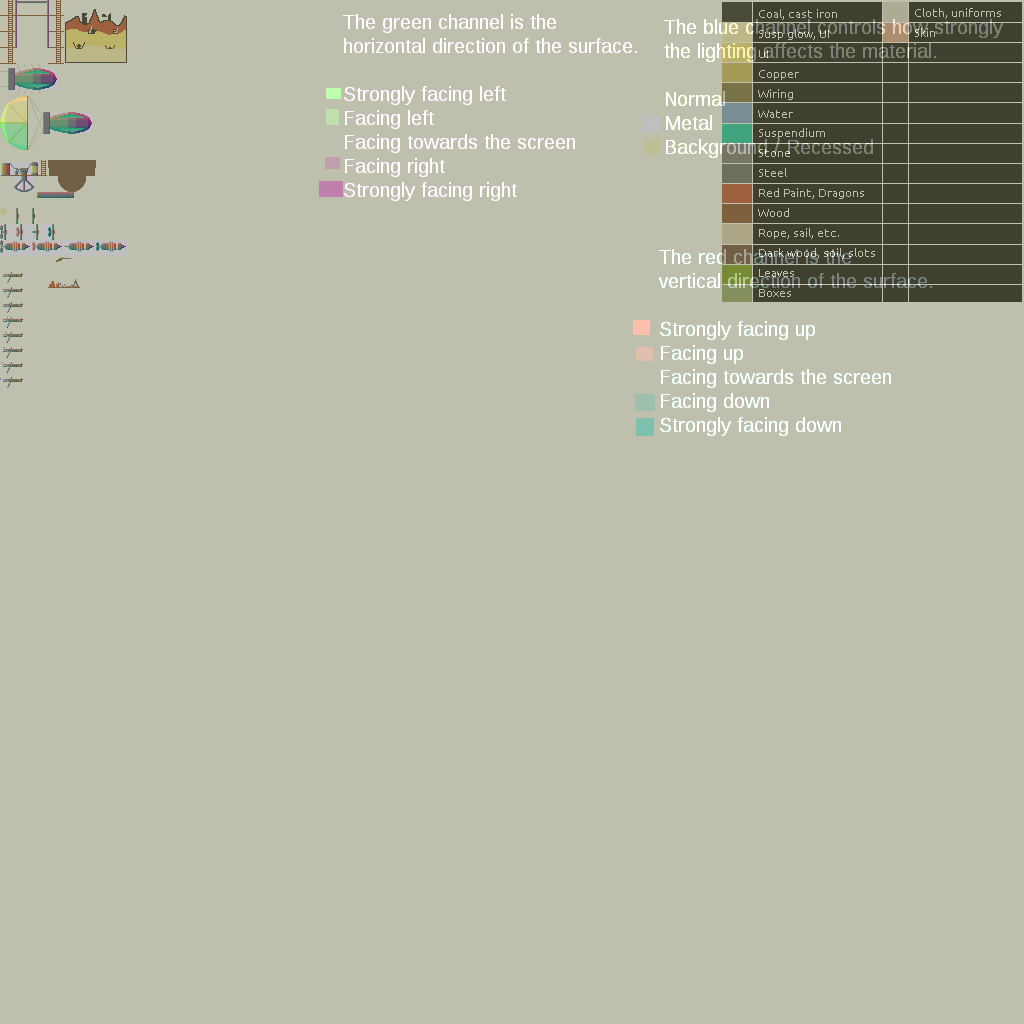
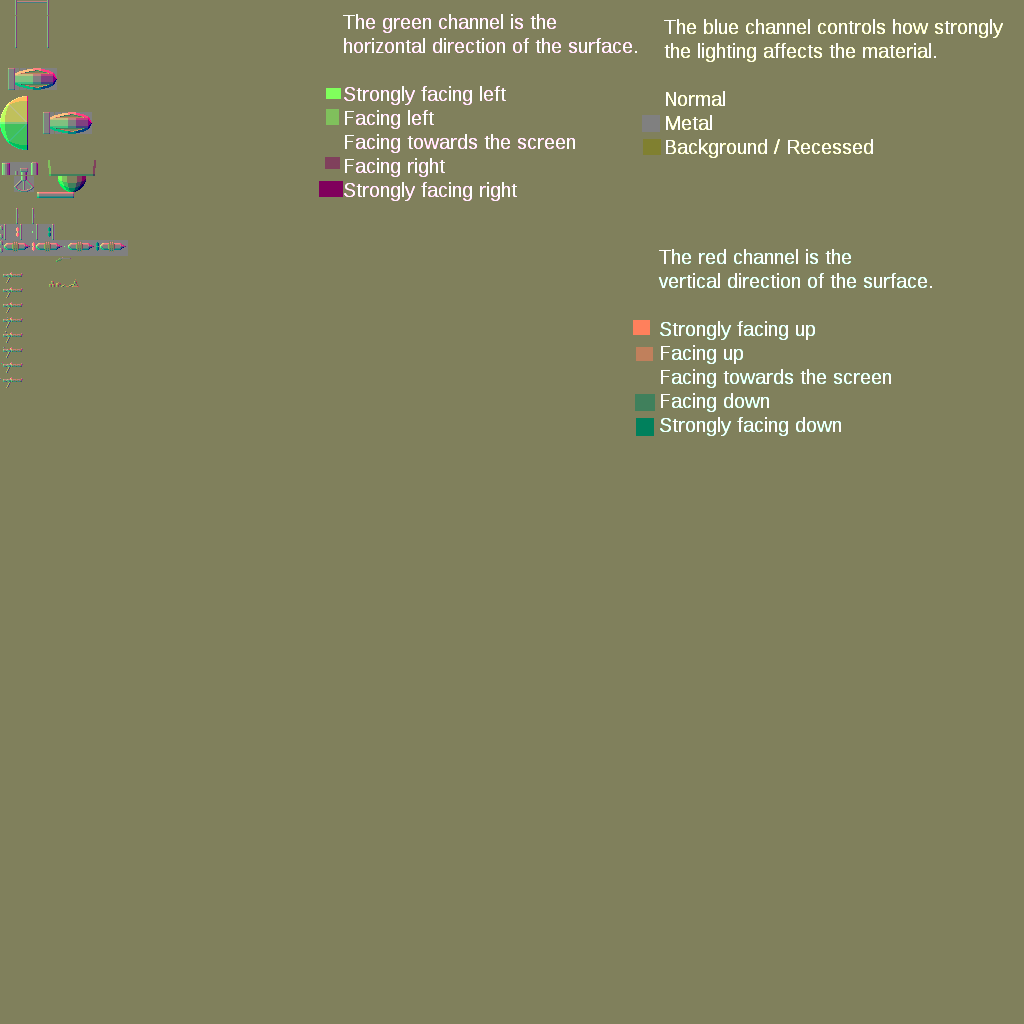
Comparing the layer stacks of the two 1024 × 1024 images. Changes:
"my_spritesheet_bump": opacity 50% → 100% over [0, 0, 1024, 1024]
painted on "Horizontal" over [48, 160, 96, 192]
painted on "Vertical" over [49, 174, 95, 192]
